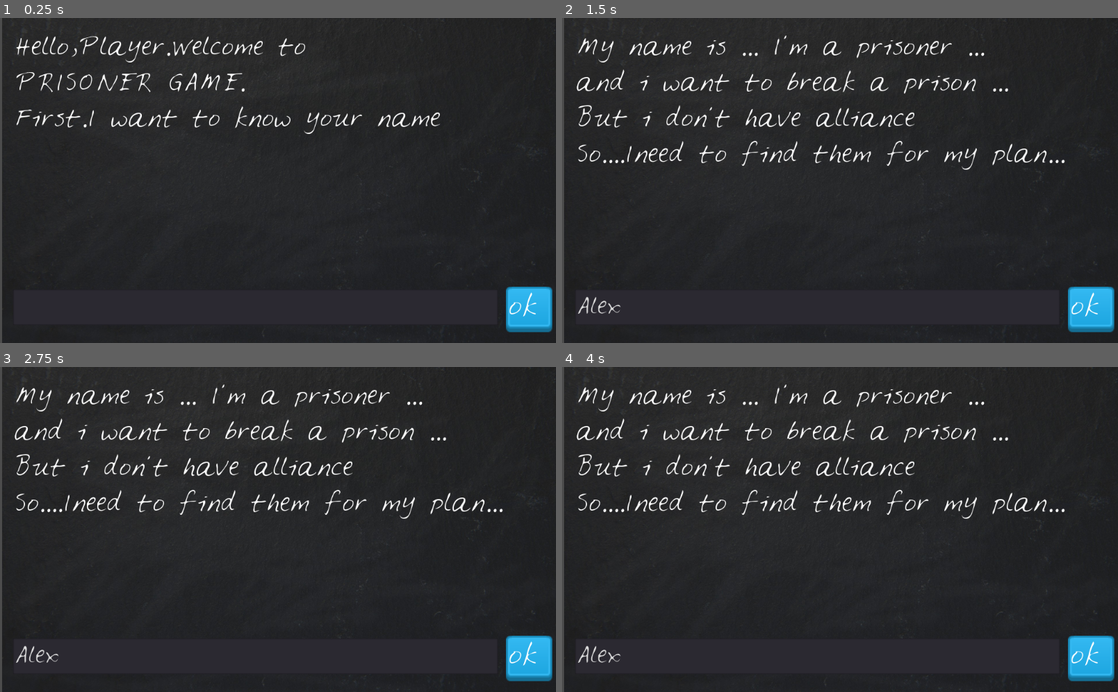
Above: before the commit, frames 1-4 (two rows, left to right).
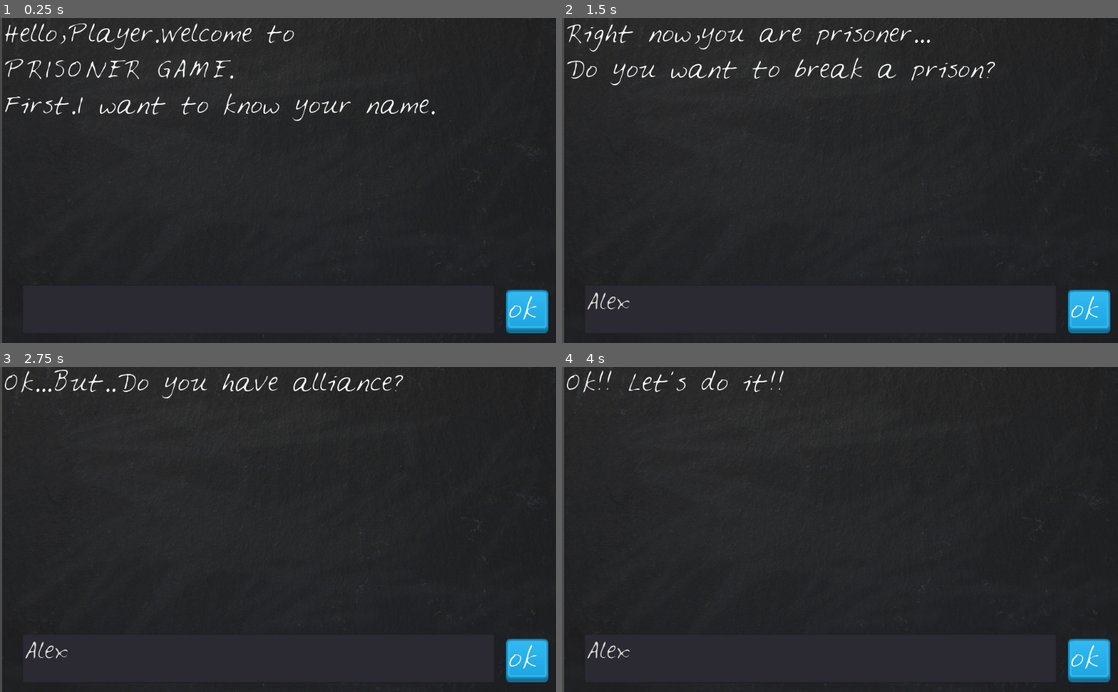
Above: after the commit, the same moments.

Repository: NipeaTmiK/loony_prisoner
Game: Godot game, scene res://mainscene.tscn
Same seed, same stepped clock (60 frames per second), same inputs: the game is played once before the commit and once after it.
Inputs (mouse positions are in pixels of both pictures, inside the frame that each line leads up to):
- Up to frame 1 (0.25 s): no input
- Up to frame 2 (1.5 s): click (817, 307) at 0.52 s; type "Alex" at 0.6 s; click "ok" at 1.25 s
- Up to frame 3 (2.75 s): click "ok" at 2 s
- Up to frame 4 (4 s): click "ok" at 2.75 s; tap Enter at 3.5 s

The runs differ from the first frame. In frame 1, 4.4% of the frame differs, in the area x 0-100%, y 1-98%; in frame 2, 5.4%; in frame 3, 4.7%; in frame 4, 4.2%.

Commit message:
Add a full game

Diff:
--- a/Node2D.gd
+++ b/Node2D.gd
@@ -1,32 +1,34 @@
 extends Control
 
-var story = "My name is ... I'm a prisoner ... \nand i want to break a prison ... \nBut i don't have alliance\nSo....Ineed to find them for my plan..."
-var questions = ["Gok", "yes", "no", "sure", "ok"]
+var story = "My name is...I'm a prisoner.\nAnd i want to break a prison \nBut i don't have alliance\nSo.... I need to find them for my plan..."
+var questions = []
 var answers = []
+var question_number = 0
 
 func _ready():
 	print( story % answers )
 
-
-
-	$DisplayText.text = "Hello,Player.Welcome to \nPRISONER GAME.\nFirst.I want to know your name"
-
-	questions.append("Hello,Player.Welcome to \nPRISONER GAME.\nFirst.I want to know your name")
+	questions.append("Hello,Player.Welcome to \nPRISONER GAME.\nFirst.I want to know your name.")
 	questions.append("Right now,you are prisoner...\nDo you want to break a prison?")
 	questions.append("Ok...But..Do you have alliance?")
-	questions.append("Ummm...You need them dude.Do you want to find right now?")
+	questions.append("Ummm...You need them dude.\nDo you want to find right now?")
 	questions.append("Ok!! Let's do it!!")
 
-	print(questions)
-	print(len(questions))
-	print(questions[0])
-	print(questions[1])
-	print(questions[2])
-	print(questions[3])
-	print(questions[4])
-
-func _on_PlayerInput_pressed():
-	$DisplayText.text = questions
+	$VBoxContainer/DisplayText.text = questions[0]
 
 func _on_PlayerButton_pressed():
-	$DisplayText.text = story % answers
+
+	if question_number < len(questions)-1:
+
+		answers.append( $PlayerInput.text )
+		print( answers )
+		$VBoxContainer/DisplayText.text = questions[question_number+1]
+		question_number = question_number+1
+
+	elif question_number < len(questions)-1:
+
+		answers.append( $PlayerInput.text )
+		print( answers )
+		$VBoxContainer/DisplayText.text = story % answers
+
+		$PlayerInput.text = ""
--- a/mainscene.tscn
+++ b/mainscene.tscn
@@ -31,26 +31,31 @@
 texture = ExtResource( 2 )
 expand = true
 
-[node name="DisplayText" type="Label" parent="."]
-margin_left = 24.0
-margin_top = 24.0
-margin_right = 1002.0
-margin_bottom = 87.0
+[node name="VBoxContainer" type="VBoxContainer" parent="."]
+editor/display_folded = true
+margin_left = 3.01465
+margin_right = 1027.01
+margin_bottom = 601.0
+
+[node name="DisplayText" type="Label" parent="VBoxContainer"]
+margin_right = 1024.0
+margin_bottom = 63.0
 custom_fonts/font = SubResource( 1 )
 text = "Hello."
 
 [node name="PlayerInput" type="TextEdit" parent="."]
-margin_left = 24.0
-margin_top = 501.0
-margin_right = 917.0
-margin_bottom = 567.0
+margin_left = 41.0
+margin_top = 493.0
+margin_right = 911.0
+margin_bottom = 583.0
 custom_fonts/font = SubResource( 2 )
 
 [node name="PlayerButton" type="TextureButton" parent="."]
+editor/display_folded = true
 margin_left = 932.0
-margin_top = 496.0
-margin_right = 1017.0
-margin_bottom = 580.0
+margin_top = 502.0
+margin_right = 1010.0
+margin_bottom = 582.0
 texture_normal = ExtResource( 4 )
 texture_pressed = ExtResource( 5 )
 expand = true
